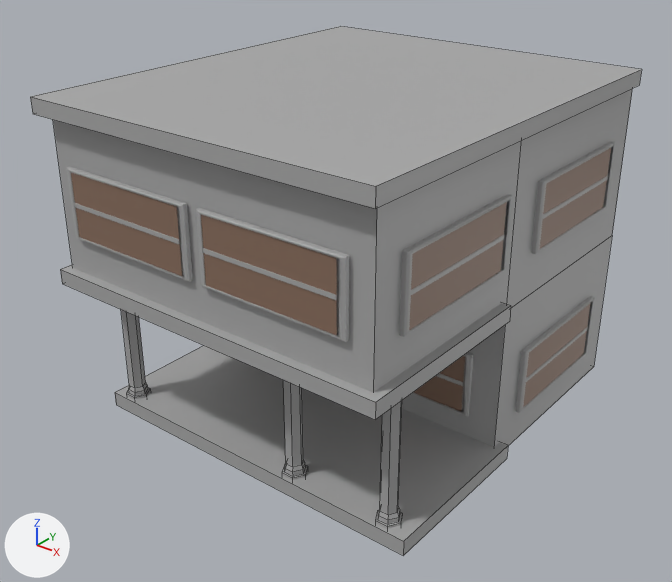
The FBX model SeniorProject2025/Assets/BetaBuildings/Building1.fbx, before and after one commit.
Rendered twice from a 50 mm camera at (2.62, -2.97, 3.05) aimed at (-0.26, 0.62, 0.82). Every picture has the same lights, and +X, +Y and +Z are marked at lower left. Mesh edges are drawn as thin lines on the coarser meshes. Where no turn or scale is listed for an object, it has been applied to the vertices.
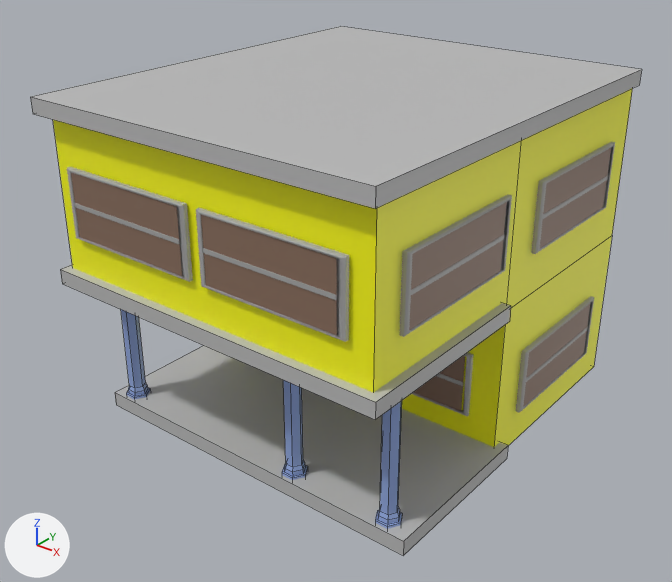
What the commit changed:
Material 'lambert1' (mat_lambert1) is new.
Its base color is (0.5, 0.5, 0.5) (grey #bcbcbc).
Material 'lambert5' (mat_lambert5) is new.
Its base color is (1.0, 1.0, 0.0) (yellow #ffff00).
Material 'standardSurface16' (mat_standardsurface16) is new.
Its base color is (0.318, 0.441, 0.811) (blue #99b1e9).
Its roughness is 0.2.
Its transmission weight is 0.0979.
me_mesh_013 has 226 vertices, 230 faces and spans x -1.02..1.02, y -1.2..1.2, z -0.93..0.93.
me_mesh_013 is used by ob_pcylinder89; location (-0.236, 0.746, 1.021).
me_mesh_013 part 1: all 198 faces centred in x -0.95..0.92, y -0.91..-0.79, z -0.86..-0.02 switch from mat_standardsurface1 (grey #aaaaaa) to mat_standardsurface16 (blue #99b1e9).
me_mesh_013 part 2: 14 of the faces centred in x 0.0..1.02, y -1.2..0.02, z -0.93..0.93 switch from mat_standardsurface1 (grey #aaaaaa) to mat_lambert1 (grey #bcbcbc).
me_mesh_013 part 3: 7 of the faces centred in x -0.98..-0.01, y -1.12..1.2, z -0.49..0.41 switch from mat_standardsurface1 (grey #aaaaaa) to mat_lambert5 (yellow #ffff00).
me_mesh_013 part 4: 3 of the faces centred in x 0.97, y -0.58..0.58, z -0.49..0.41 switch from mat_standardsurface1 (grey #aaaaaa) to mat_lambert5 (yellow #ffff00).

Boxes (x1, y1, x2, y2) around the edits, measured in the pictures (672 x 582 px):
part 1 of me_mesh_013, recoloured (grey to blue): (121, 309, 402, 529) in both
part 2 of me_mesh_013, recoloured: (30, 26, 642, 556) in both
part 3 of me_mesh_013, recoloured (grey to yellow): (53, 120, 505, 447) in both
part 4 of me_mesh_013, recoloured (grey to yellow): (374, 88, 633, 447) in both
